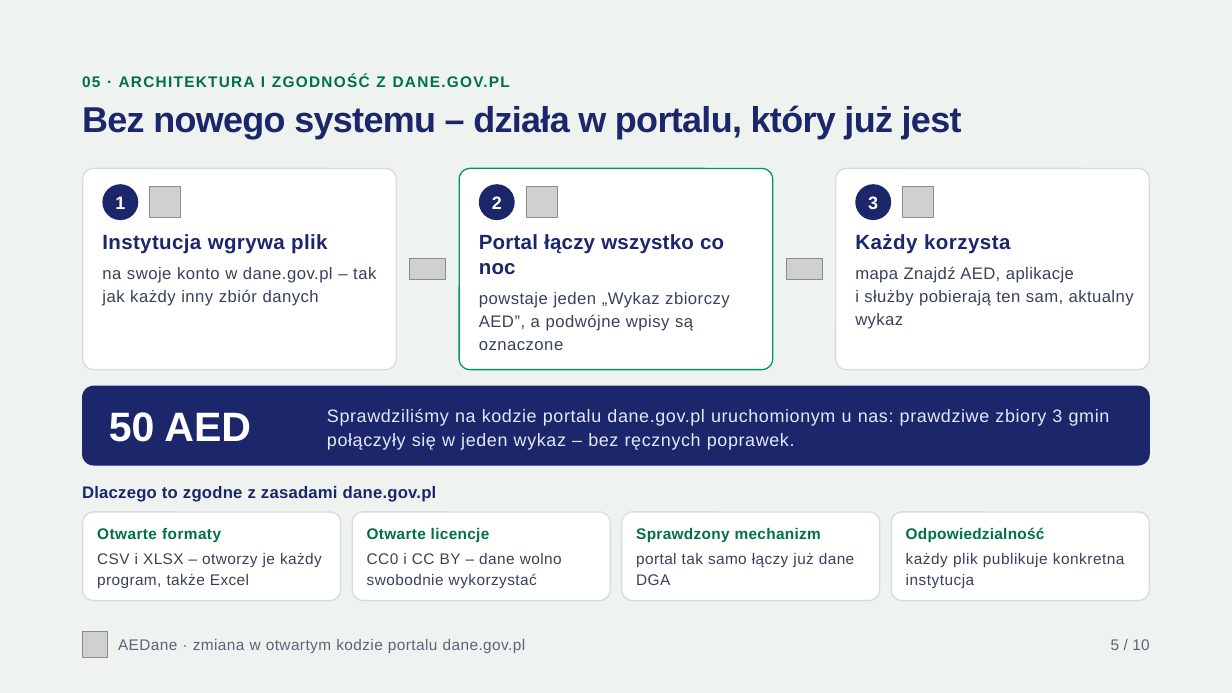
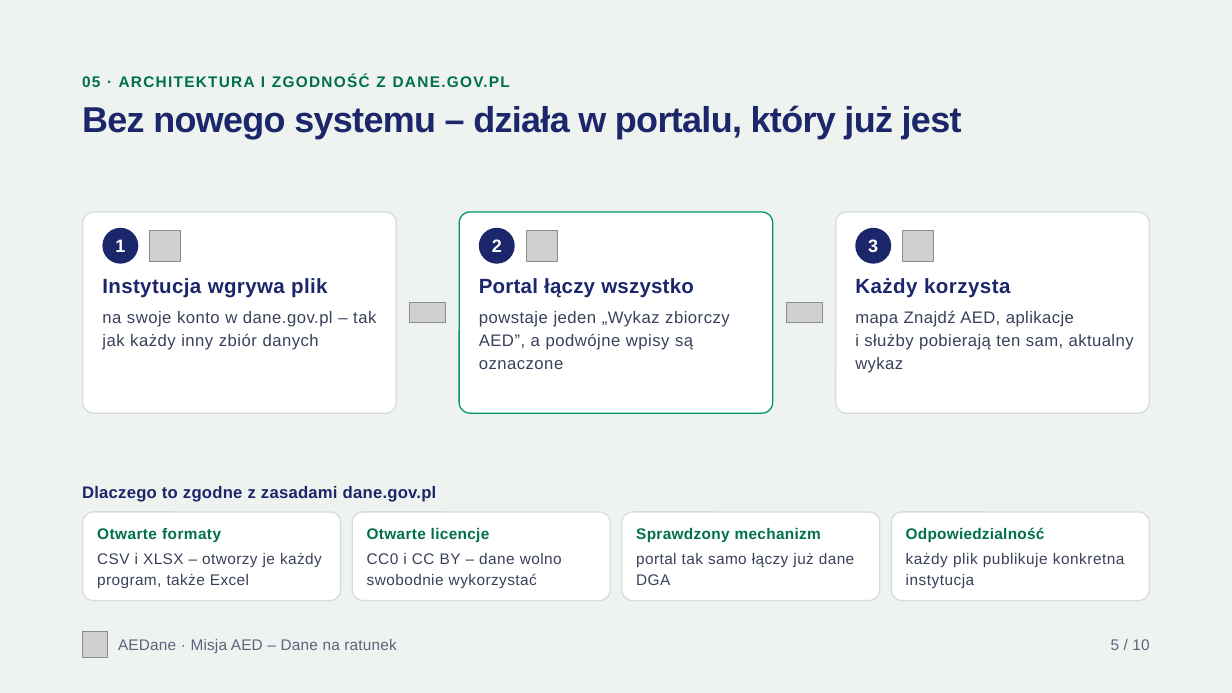
Before and after one commit to tymsonS/AED, a slide deck: slide 5 of presentation/aedane-prezentacja.pptx. Drawn at 1232x693 pixels with LibreOffice and Linux fonts; fonts in the diff are those of the drawing; grey boxes stand for pictures. Boxes give left, top, right and bottom in pixels: in the first picture for what was removed or moved away, otherwise in the second. Text is boxed around its words. In the diff, an @@ line names an element or a change of style, - is before the commit and + after.

```diff
--- a/presentation/aedane-prezentacja.pptx
+++ b/presentation/aedane-prezentacja.pptx
@@ 6 rounded rectangles, 5 pictures, 4 texts: place and size @@
-6 rounded rectangles, 5 pictures, 4 texts at (83,168,1149,370)
+6 rounded rectangles, 5 pictures, 4 texts at (83,212,1149,413)
@@ text at (479,278,694,298): text changed @@
-Portal łączy wszystko co noc
+Portal łączy wszystko
@@ text "powstaje jeden „Wykaz zbiorczy AED”, ...": place and size @@
-text "powstaje jeden „Wykaz zbiorczy AED”, ..." at (479,292,730,350)
+text "powstaje jeden „Wykaz zbiorczy AED”, ..." at (479,311,730,369)
@@ rounded rectangle removed at (83,386,1150,465) @@
@@ text removed at (109,412,251,442) @@
-50 AED
@@ text removed at (327,408,1110,450) @@
-Sprawdziliśmy na kodzie portalu dane.gov.pl uruchomionym u nas: prawdziwe zbiory 3 gmin połączyły się w jeden wykaz – bez ręcznych poprawek.
@@ text at (118,639,396,653): text changed @@
-AEDane · zmiana w otwartym kodzie portalu dane.gov.pl
+AEDane · Misja AED – Dane na ratunek
```
Also in this commit, not shown: 6 other slides changed, 2 other files.
